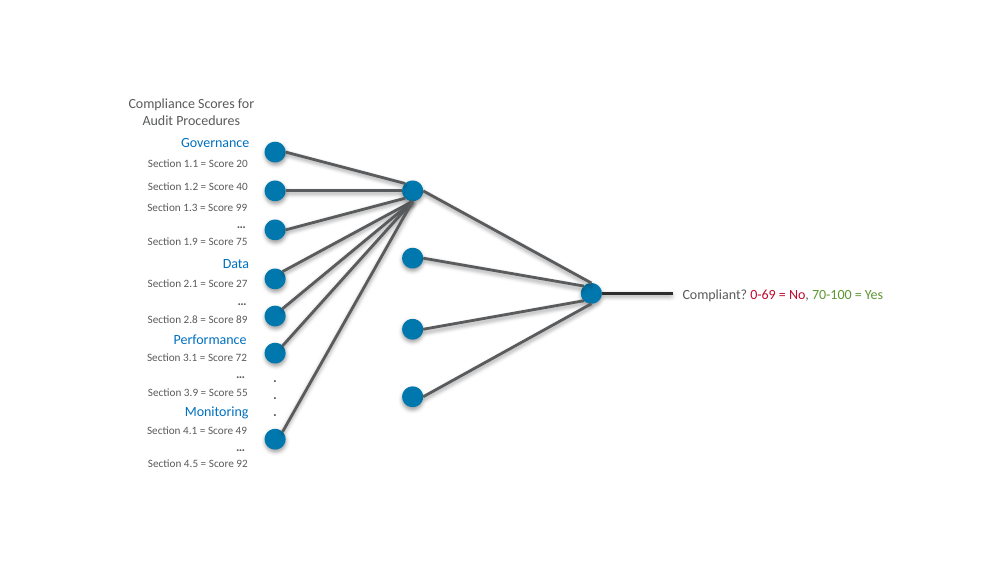
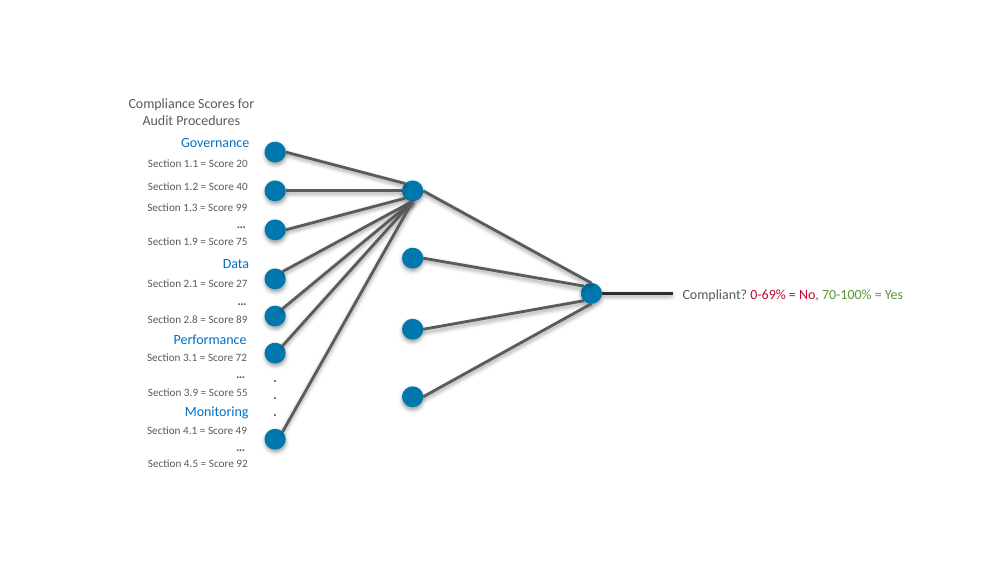
Before and after one commit to ethanmoscot/gao-ai, a slide deck: slide 5 of doc/gao_ai_proposal.pptx (slide 4 before the commit). Drawn at 1008x567 pixels with LibreOffice and Linux fonts; fonts in the diff are those of the drawing; background and template pictures are left out. Boxes give left, top, right and bottom in pixels: in the first picture for what was removed or moved away, otherwise in the second. Text is boxed around its words. In the diff, an @@ line names an element or a change of style, - is before the commit and + after.

```diff
--- a/doc/gao_ai_proposal.pptx
+++ b/doc/gao_ai_proposal.pptx
@@ text at [683,289,903,301]: text changed @@
-Compliant? 0-69 = No, 70-100 = Yes
+Compliant? 0-69% = No, 70-100% = Yes
```
Also in this commit, not shown: 2 other slides changed, 4 slides added, 4 slides removed.
